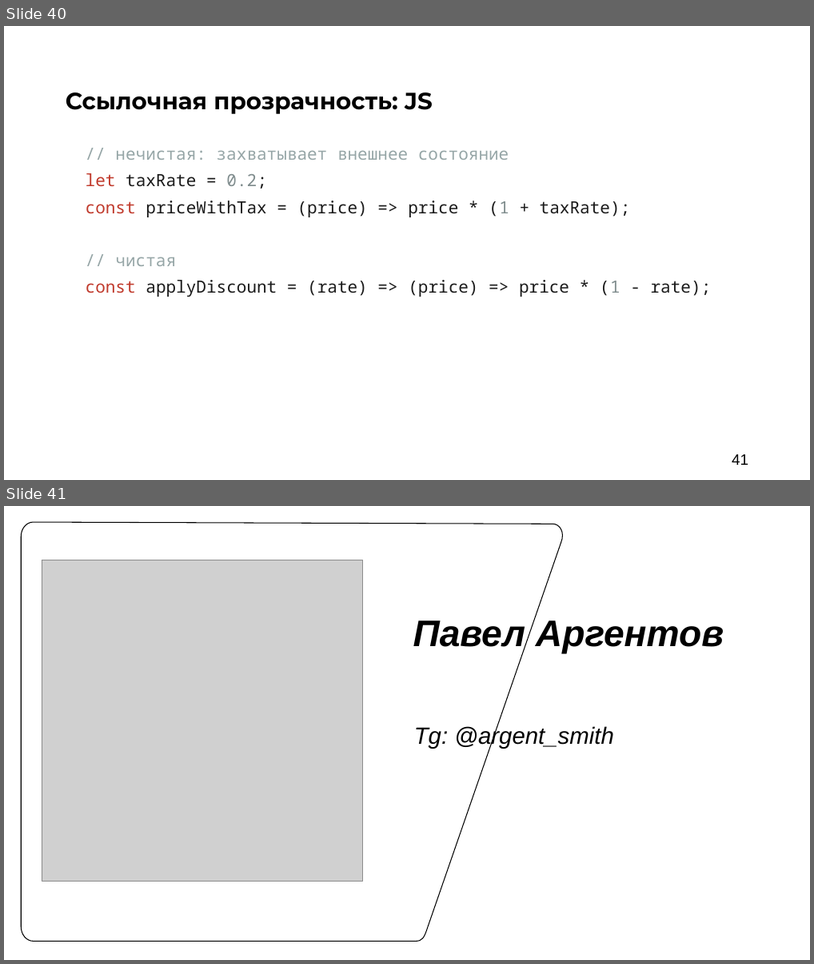
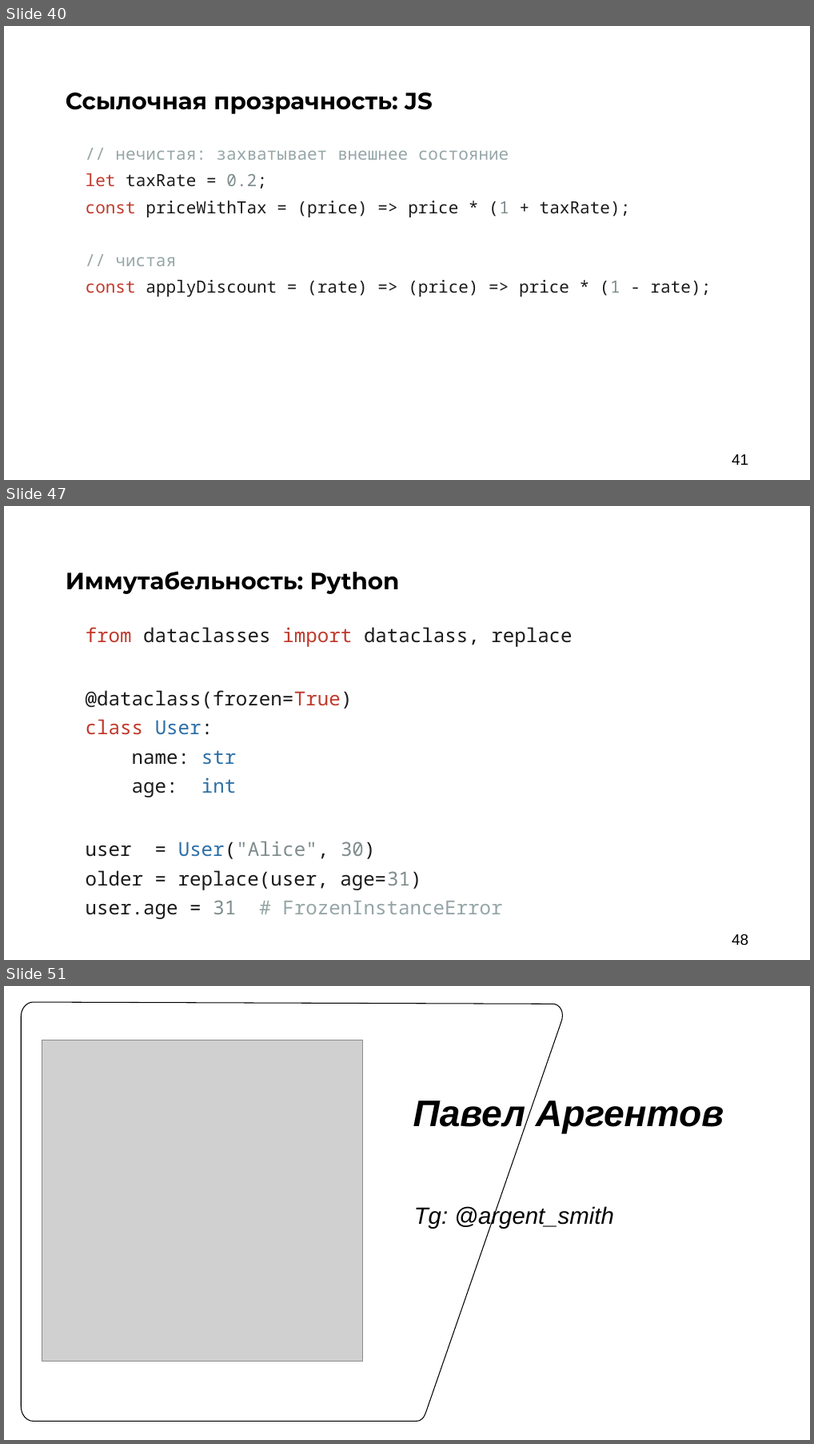
Before and after one commit to argent-smith/presentations, a slide deck: FP_Talk_2026/nastachku/final_presentation.pptx. Shown one above the other, each under a label of ours: slides 40 and 41 before the commit, slides 40, 47 and 51 after it; the slides between them are not shown. The pictures are 814x964 and 814x1444 pixels, drawn with LibreOffice and Linux fonts; fonts in the diff are those of the drawing; grey boxes stand for pictures; background and template pictures are left out. Boxes give left, top, right and bottom in pixels: in the first picture for what was removed or moved away, otherwise in the second. Text is boxed around its words. In the diff, an @@ line names an element or a change of style, - is before the commit and + after.

```diff
--- a/FP_Talk_2026/nastachku/final_presentation.pptx
+++ b/FP_Talk_2026/nastachku/final_presentation.pptx
@@ slide 47 added at (4, 506, 810, 960), background #FFFFFF @@
@@ text added at (66, 571, 400, 594), 28 pt, text #000000, bold @@
+Иммутабельность: Python
@@ text added at (86, 627, 572, 919), 23 pt, text #1A1A1A @@
+from dataclasses import dataclass, replace
+@dataclass(frozen=True)
+class User:
+name: str
+age: int
+user = User("Alice", 30)
+older = replace(user, age=31)
+user.age = 31 # FrozenInstanceError
@@ page number added at (732, 933, 749, 944), 18 pt, text #000000 @@
+48
@@ what was slide 41 is now slide 51 @@
```
Also in this commit, not shown: 9 other slides added, 1 other file.
